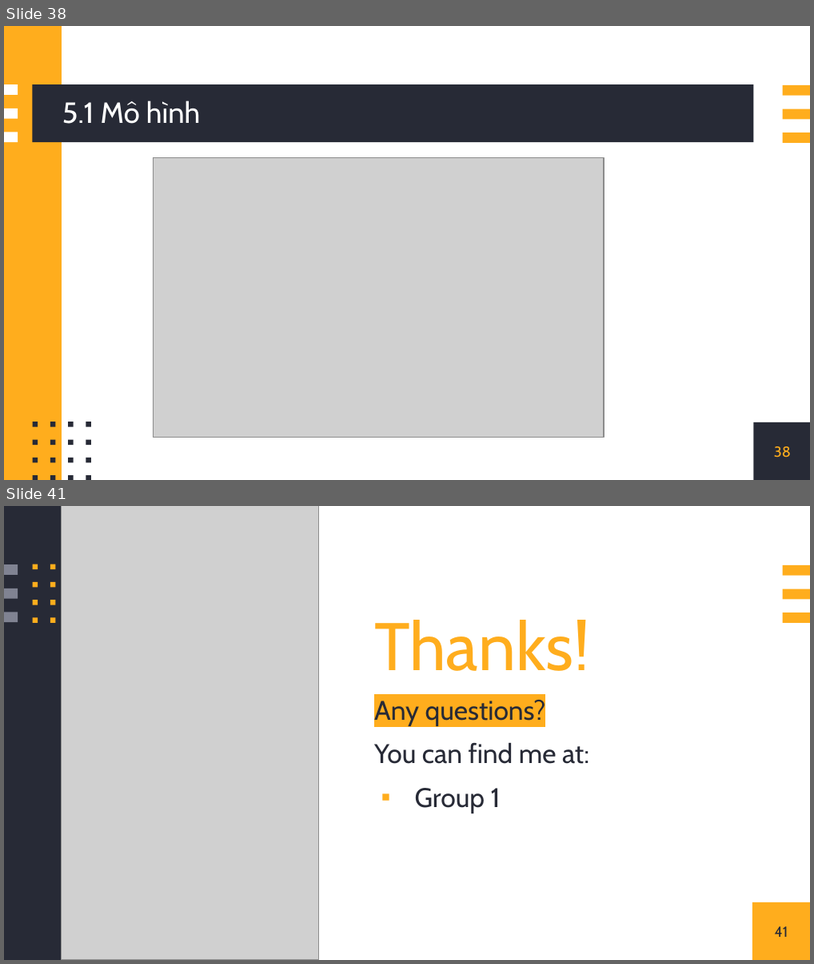
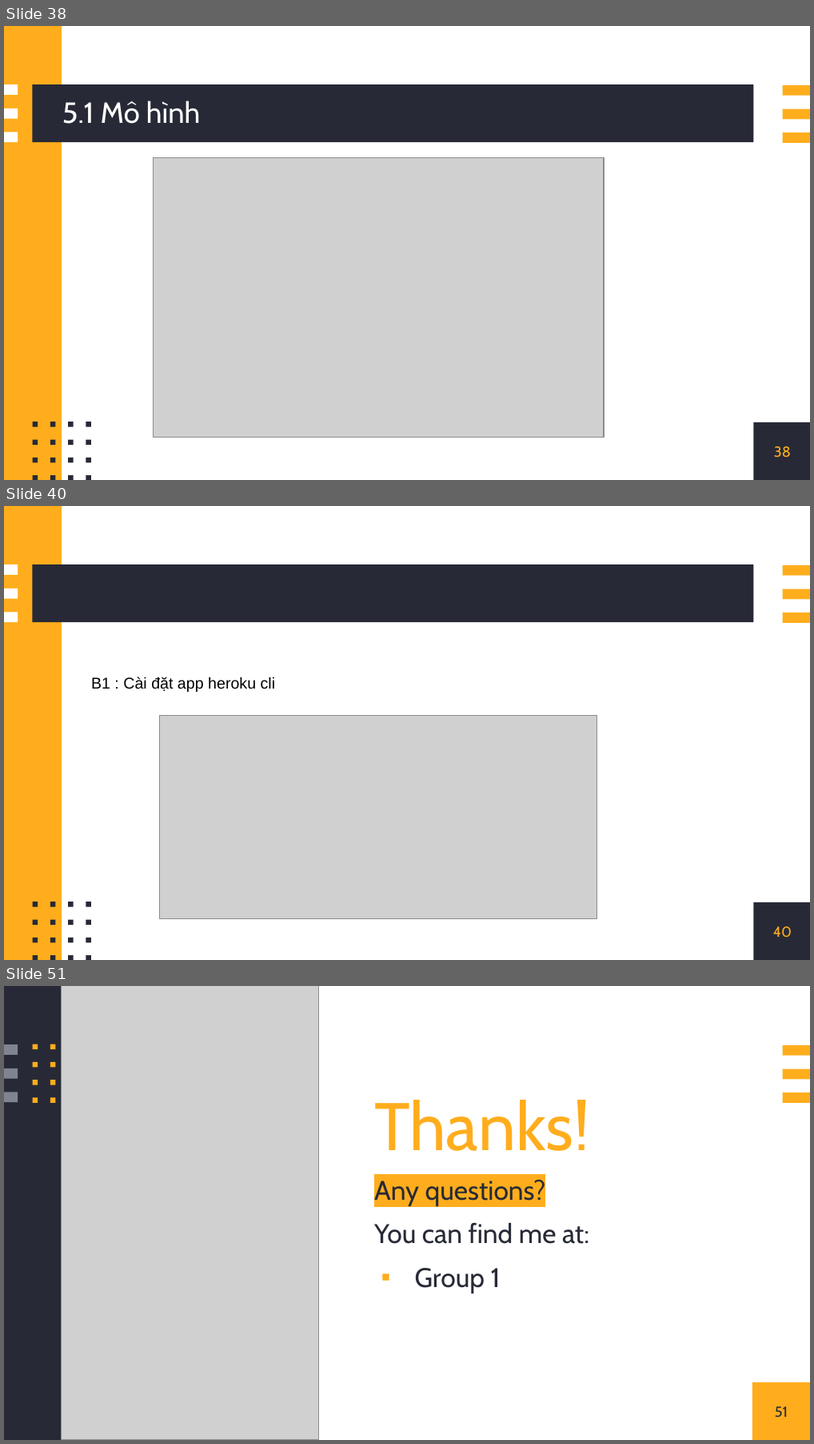
Before and after one commit to doitino/DoAn_CNPM_QuanLyGiangVien, a slide deck: nhom1.pptx. Shown one above the other, each under a label of ours: slides 38 and 41 before the commit, slides 38, 40 and 51 after it; the slides between them are not shown. The pictures are 814x964 and 814x1444 pixels, drawn with LibreOffice and Linux fonts; fonts in the diff are those of the drawing; grey boxes stand for pictures. Boxes give left, top, right and bottom in pixels: in the first picture for what was removed or moved away, otherwise in the second. Text is boxed around its words. In the diff, an @@ line names an element or a change of style, - is before the commit and + after.

```diff
--- a/nhom1.pptx
+++ b/nhom1.pptx
@@ slide 40 added at bbox=[4, 506, 810, 960], background #FFFFFF; not listed: 25 template elements that a slide beside it also shows @@
@@ text added at bbox=[91, 676, 276, 692], 14 pt, text #000000 @@
+B1 : Cài đặt app heroku cli
@@ picture added at bbox=[160, 716, 598, 919] @@
@@ page number added at bbox=[774, 926, 792, 937], 13 pt, text #FFAD1D @@
+40
@@ what was slide 41 is now slide 51 @@
@@ page number at bbox=[775, 1406, 788, 1417]: text changed @@
-41
+51
```
Also in this commit, not shown: 2 slides changed, 9 other slides added, 55 other files.
